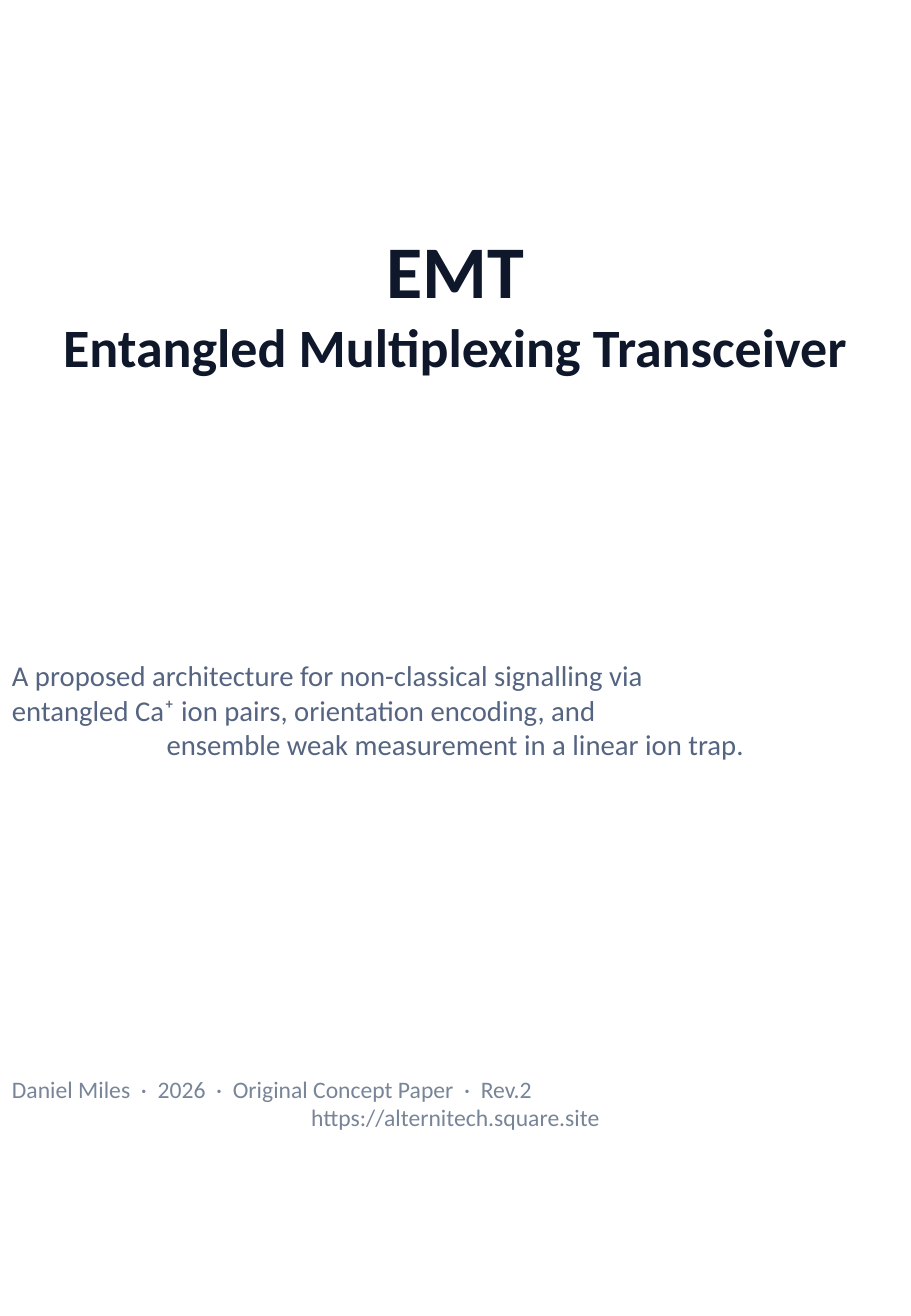
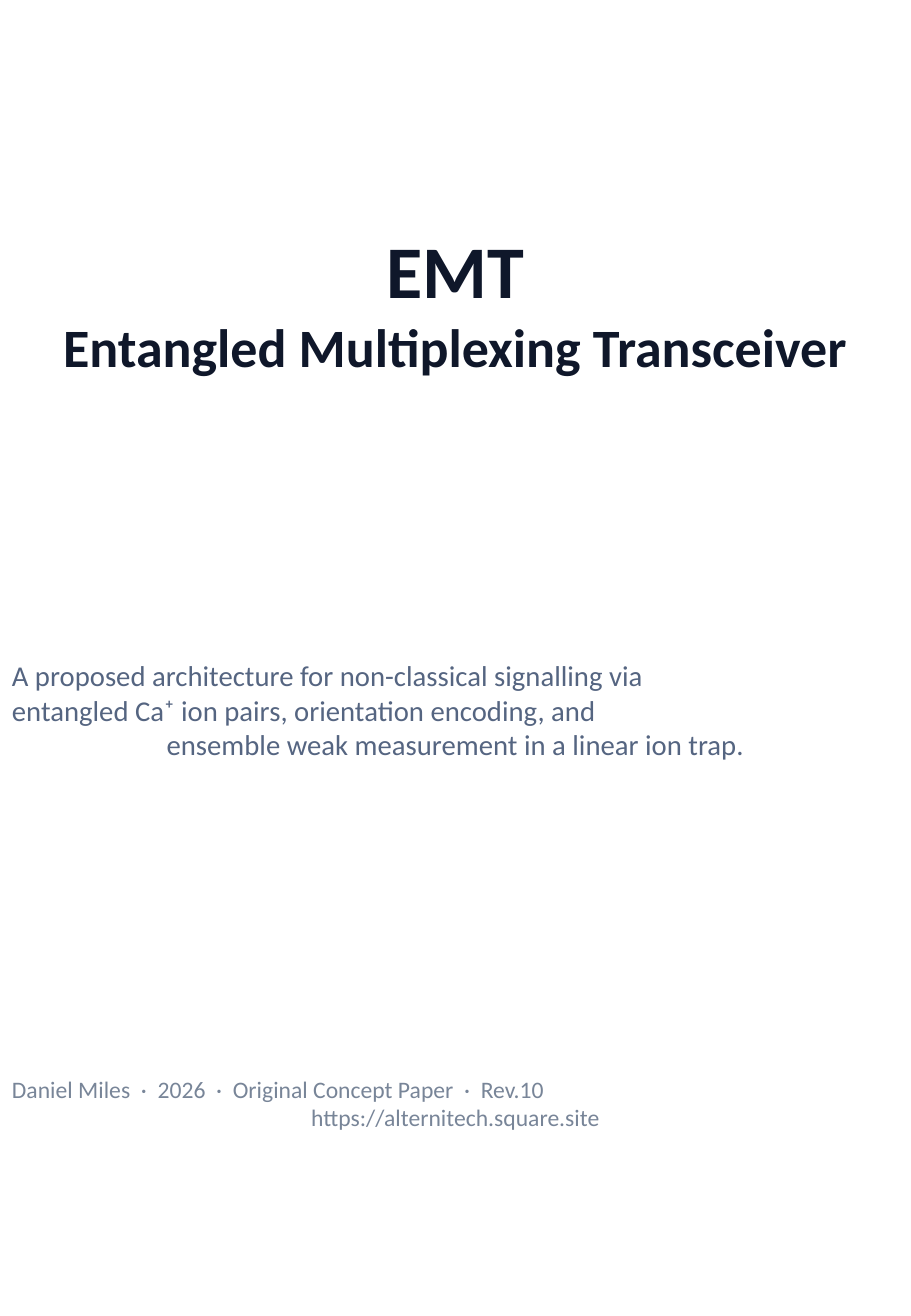
Before and after one commit to DansDesigns/EMT, a slide deck: slide 1 of revisions/QuantumEntangledMultiplexingTransceiver_Rev10.pptx. Drawn at 911x1316 pixels with LibreOffice and Linux fonts; fonts in the diff are those of the drawing. Boxes give left, top, right and bottom in pixels: in the first picture for what was removed or moved away, otherwise in the second. Text is boxed around its words. In the diff, an @@ line names an element or a change of style, - is before the commit and + after.

```diff
--- a/revisions/QuantumEntangledMultiplexingTransceiver_Rev10.pptx
+++ b/revisions/QuantumEntangledMultiplexingTransceiver_Rev10.pptx
@@ text at box(12, 1081, 599, 1130): text changed @@
-Daniel Miles · 2026 · Original Concept Paper · Rev.2
-https://alternitech.square.site
+Daniel Miles · 2026 · Original Concept Paper · Rev.10
+https://alternitech.square.site
```
Also in this commit, not shown: 1 other slide changed, 1 other file.
